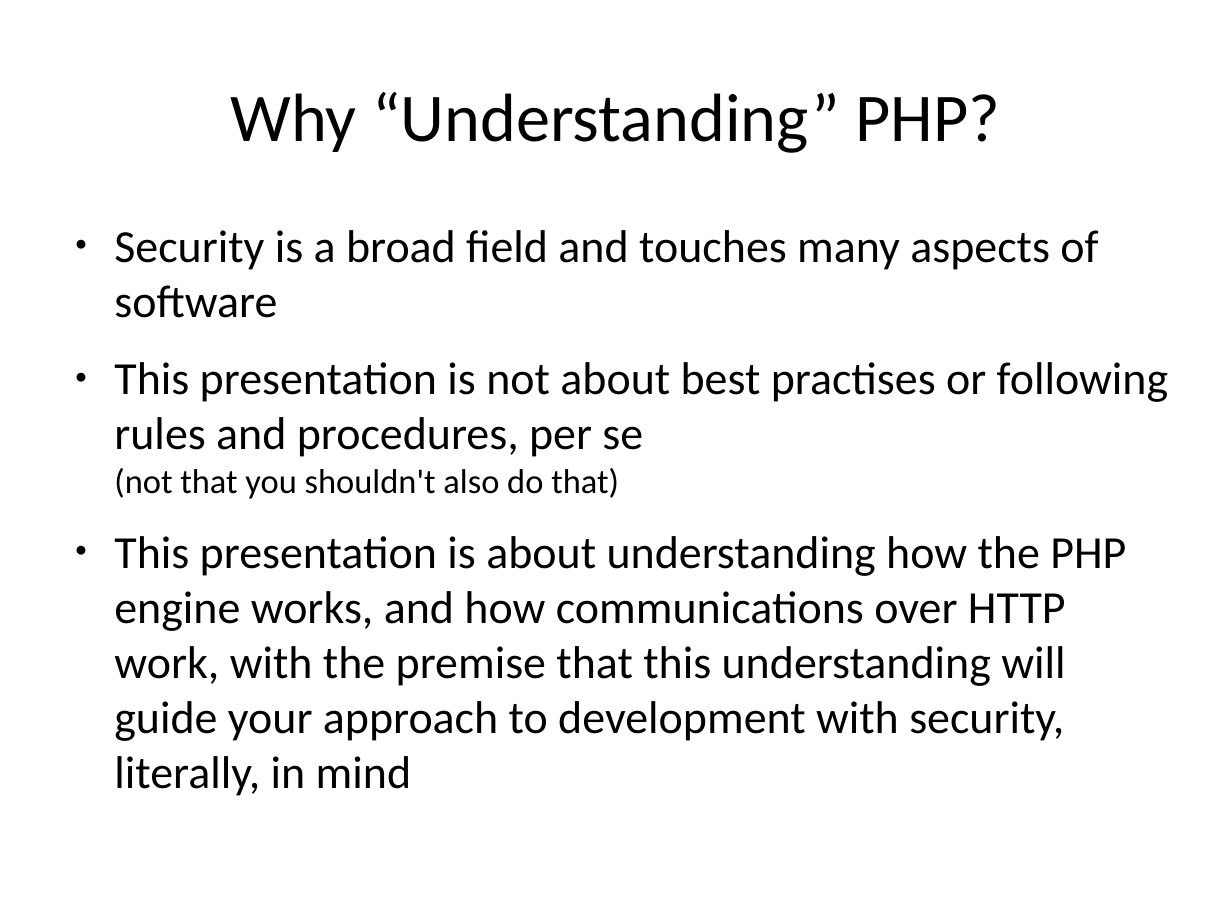
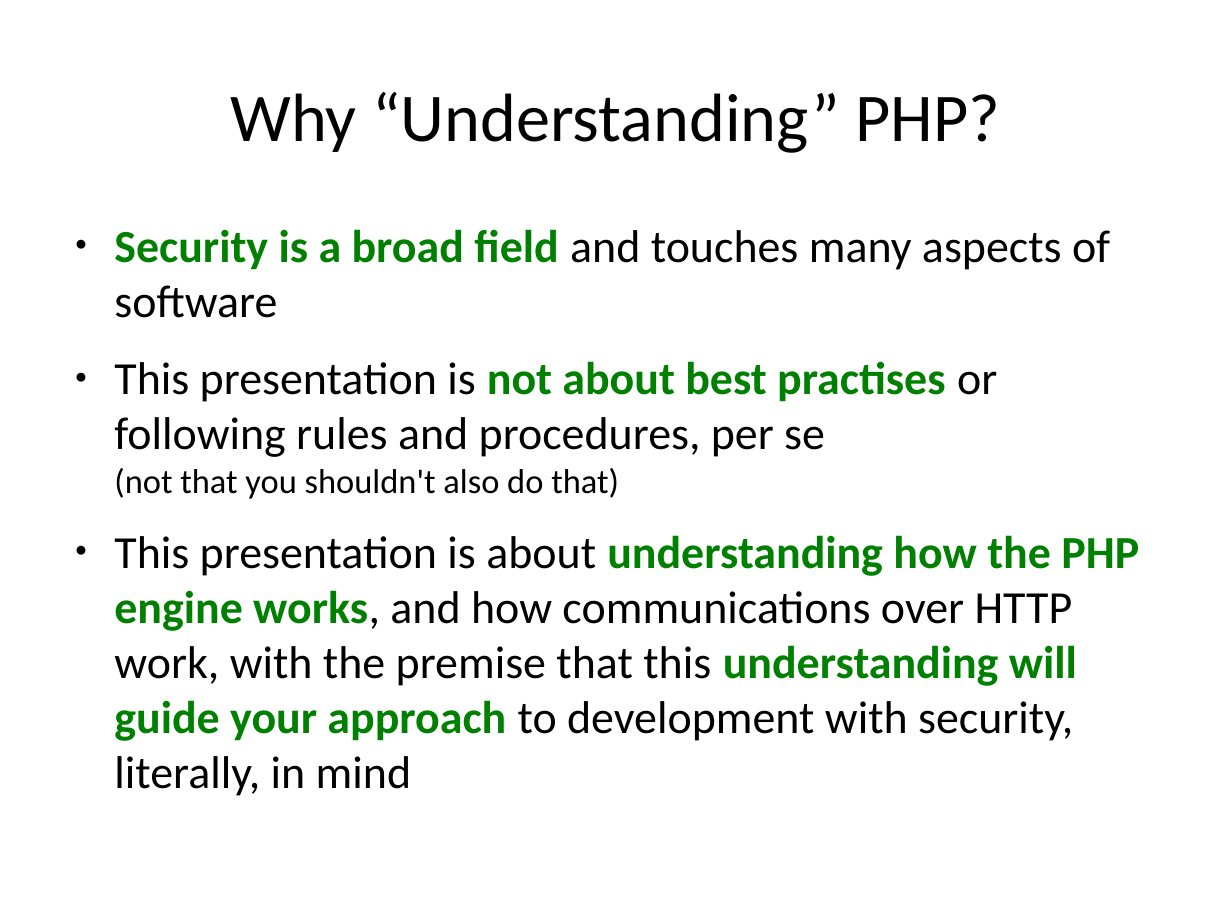
Before and after one commit to bendechrai/preso-understanding-php, a slide deck: slide 3 of Understanding PHP; a Guide to Security.odp. Drawn at 1232x924 pixels with LibreOffice and Linux fonts; fonts in the diff are those of the drawing. Boxes give left, top, right and bottom in pixels: in the first picture for what was removed or moved away, otherwise in the second. Text is boxed around its words. In the diff, an @@ line names an element or a change of style, - is before the commit and + after.

```diff
--- a/Understanding PHP; a Guide to Security.odp
+++ b/Understanding PHP; a Guide to Security.odp
@@ text "Security is a broad field ..." at bbox=[114, 229, 1139, 796]: text colour #000000 to #008000, bold on in "Security is a broad field", "not about best practises", "understanding how the PHP engine works, understanding ..." @@
```
Also in this commit, not shown: 4 other slides changed.
